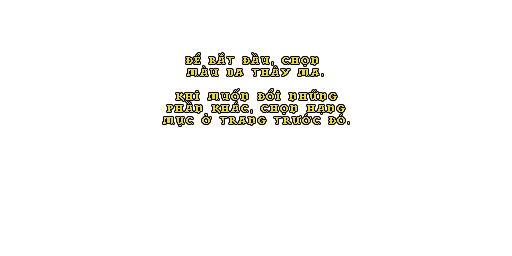
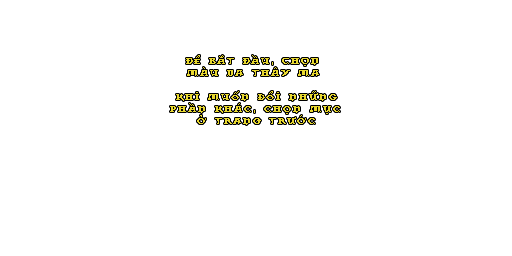
Comparing the layer stacks of the two (512, 256) images. Changes:
renamed "Mục ở trang trước đó." to "Layer 3", painted on it over (163, 114, 349, 126)
renamed "Để Bắt Đầu, chọn màu da của thây ma. Khi muốn đổi những phần k" to "Layer 1", painted on it over (167, 53, 345, 114)
